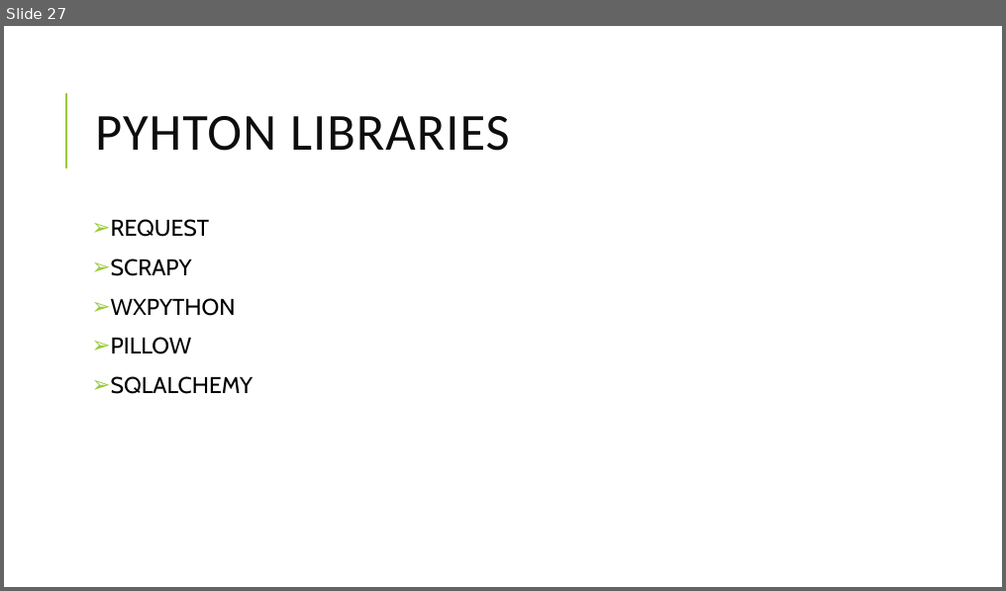
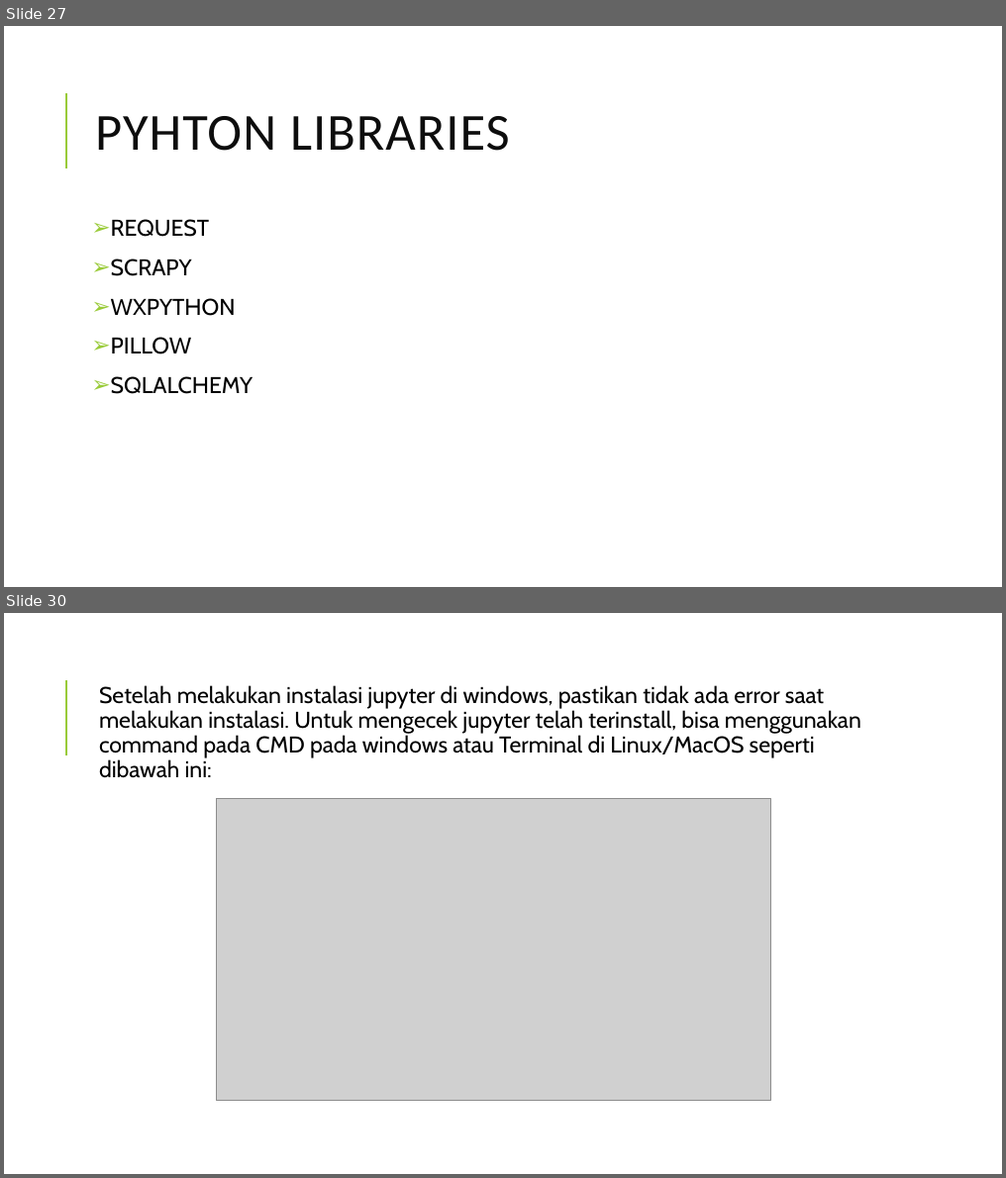
Before and after one commit to bintangdwi/PengantarDeepLearning, a slide deck: Tugas1/pengenalan phyton.pptx. Shown one above the other, each under a label of ours: slide 27 before the commit, slides 27 and 30 after it; the slides between them are not shown. The pictures are 1006x591 and 1006x1178 pixels, drawn with LibreOffice and Linux fonts; fonts in the diff are those of the drawing; grey boxes stand for pictures. Boxes give left, top, right and bottom in pixels: in the first picture for what was removed or moved away, otherwise in the second. Text is boxed around its words. In the diff, an @@ line names an element or a change of style, - is before the commit and + after.

Commit message:
Penambahan Materi
install jupyter dan seaborn

```diff
--- a/Tugas1/pengenalan phyton.pptx
+++ b/Tugas1/pengenalan phyton.pptx
@@ slide 30 added at [4,613,1002,1174], background #FFFFFF; not listed: 1 template element that a slide beside it also shows @@
@@ text added at [99,685,861,778], 22 pt, text #000000 @@
+  Setelah melakukan instalasi jupyter di windows, pastikan tidak ada error saat melakukan instalasi. Untuk mengecek jupyter telah terinstall, bisa menggunakan command pada CMD pada windows atau Terminal di Linux/MacOS seperti dibawah ini:
@@ picture added at [217,799,771,1100] @@
```
Also in this commit, not shown: 1 slide changed, 2 other slides added, 1 other file.
